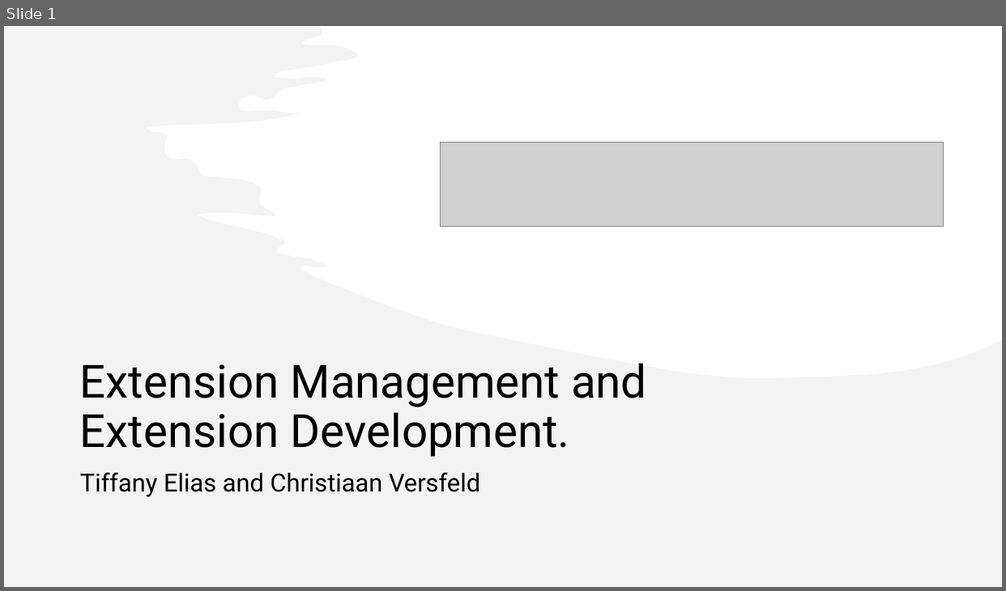
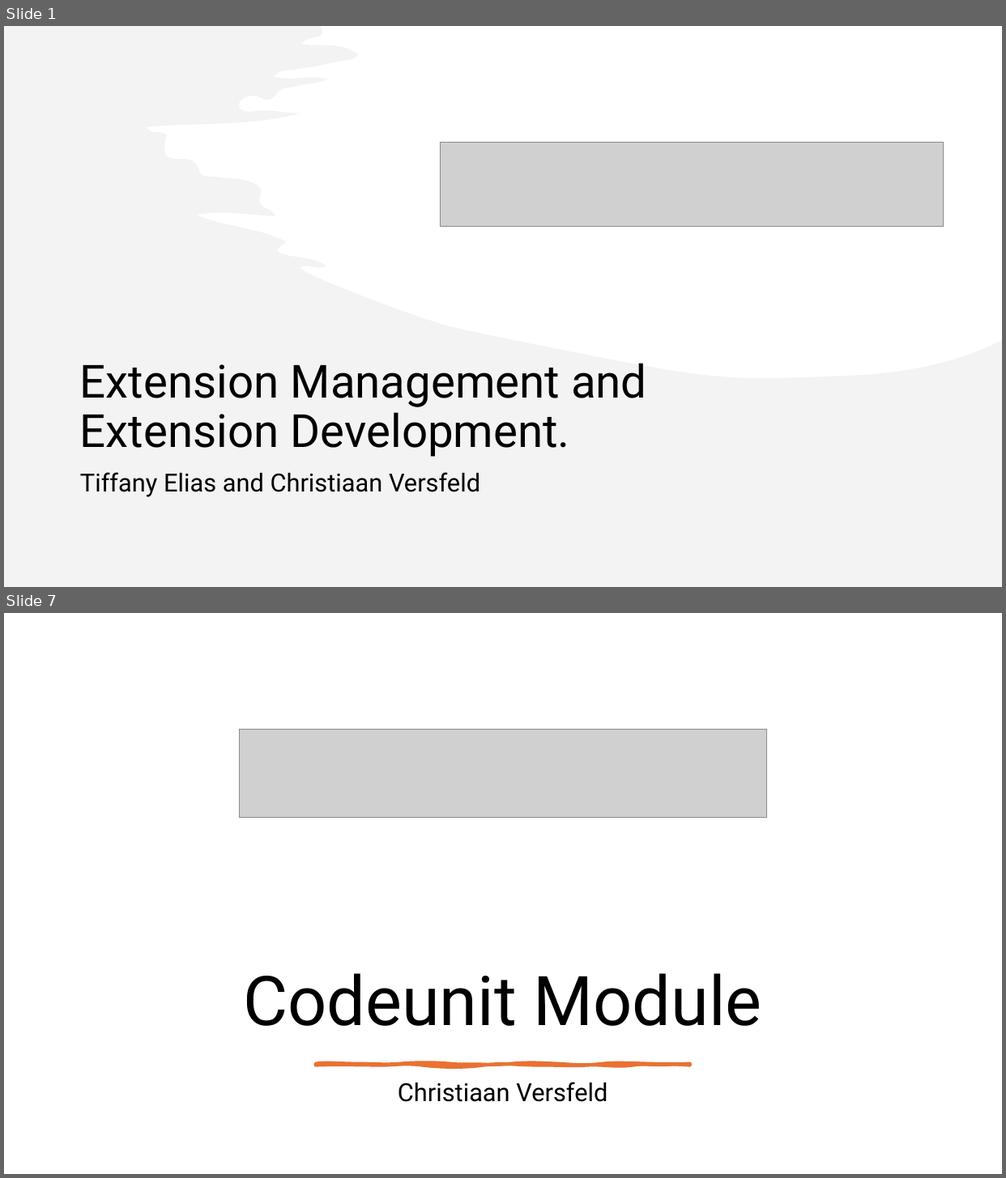
Before and after one commit to ArmadilloV88/NVR-Module-Presentation, a slide deck: Documents/Business Extension Presentation.pptx. Shown one above the other, each under a label of ours: slide 1 before the commit, slides 1 and 7 after it; the slides between them are not shown. The pictures are 1006x591 and 1006x1178 pixels, drawn with LibreOffice and Linux fonts; fonts in the diff are those of the drawing; grey boxes stand for pictures. Boxes give left, top, right and bottom in pixels: in the first picture for what was removed or moved away, otherwise in the second. Text is boxed around its words. In the diff, an @@ line names an element or a change of style, - is before the commit and + after.

```diff
--- a/Documents/Business Extension Presentation.pptx
+++ b/Documents/Business Extension Presentation.pptx
@@ slide 7 added at box(4, 613, 1002, 1174), background #FFFFFF @@
@@ picture added at box(239, 730, 766, 818) @@
@@ title added at box(243, 973, 762, 1026), 66 pt, text #000000 @@
+Codeunit Module
@@ freeform shape added at box(315, 1063, 690, 1065), fill #E97132, outline #E97132 3.25 pt @@
@@ subtitle added at box(398, 1082, 607, 1102), 24 pt, text #000000 @@
+Christiaan Versfeld
```
Also in this commit, not shown: 4 slides changed, 13 other slides added, 1 other file.
